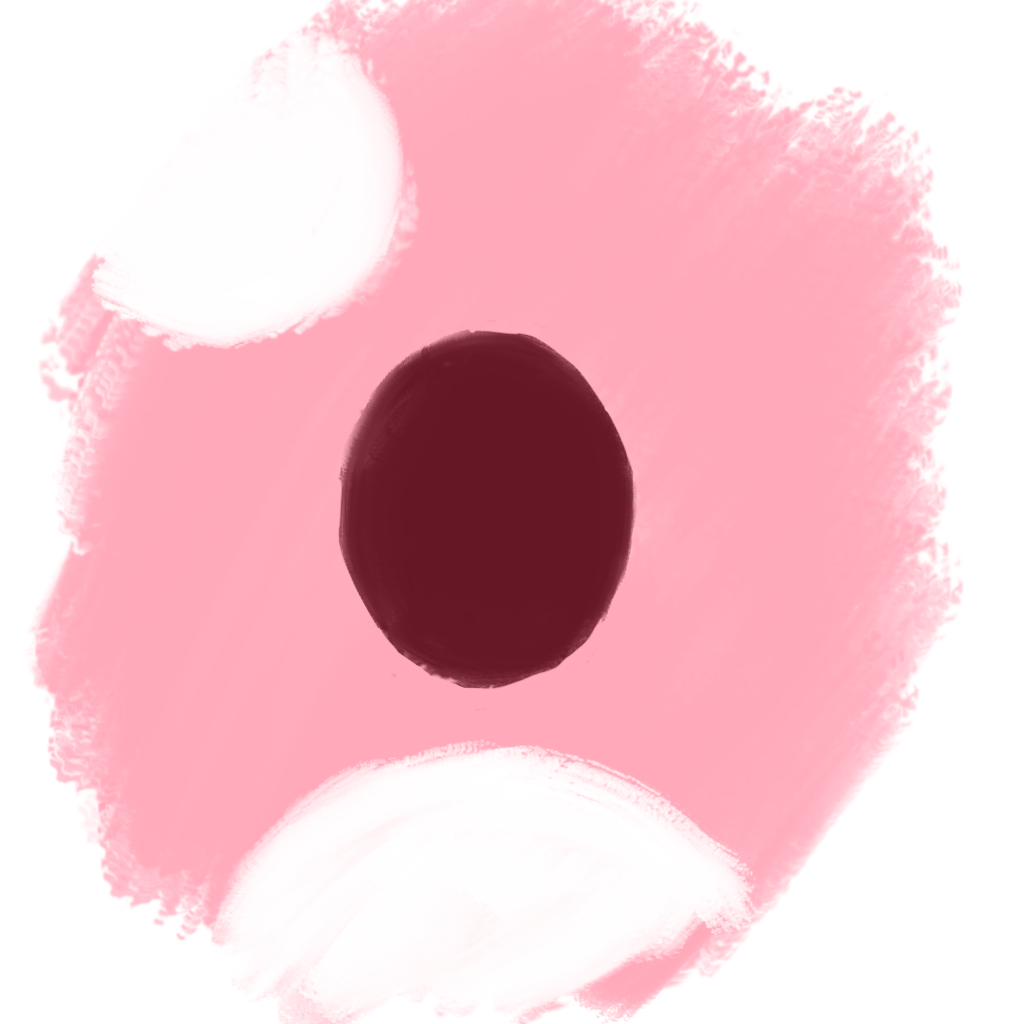
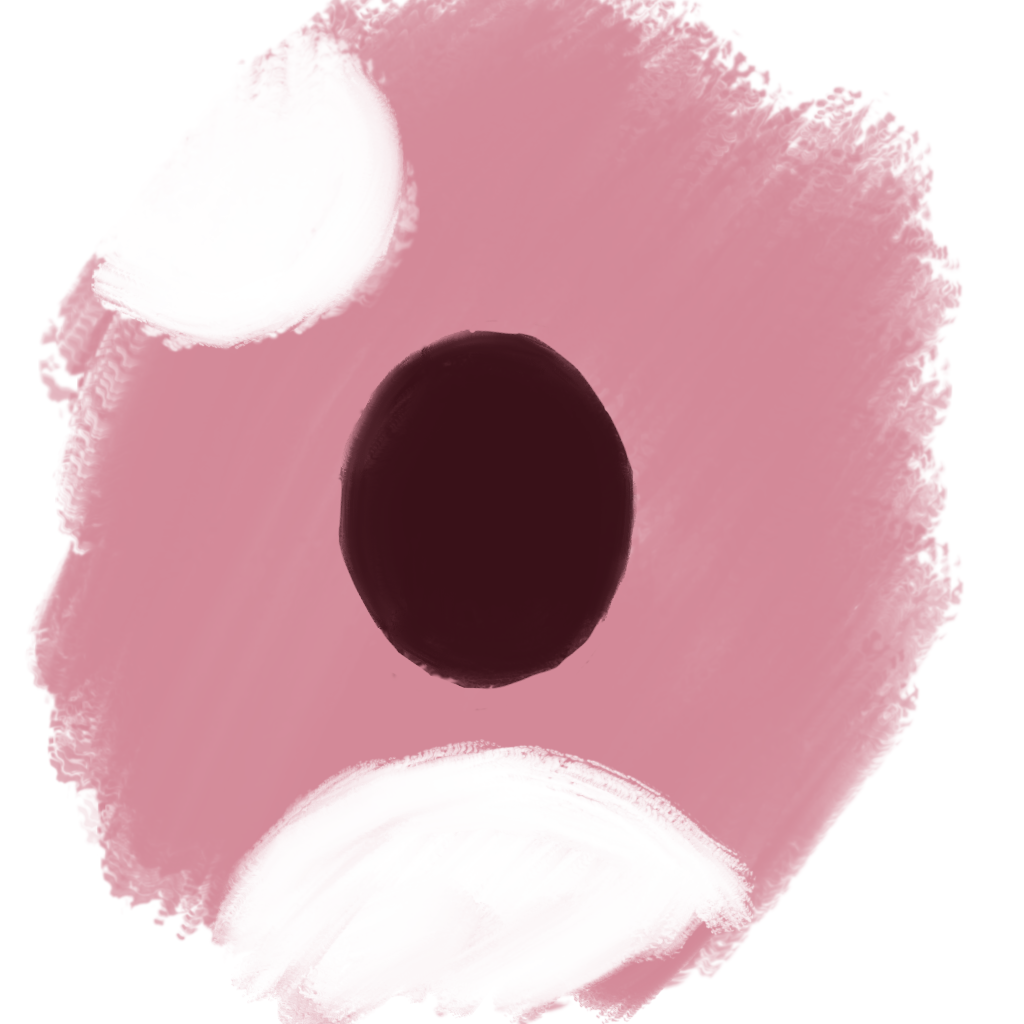
Comparing the layer stacks of the two 1024×1024 images. Changes:
pixels changed over [26, 0, 964, 1024] (layer not identified)
